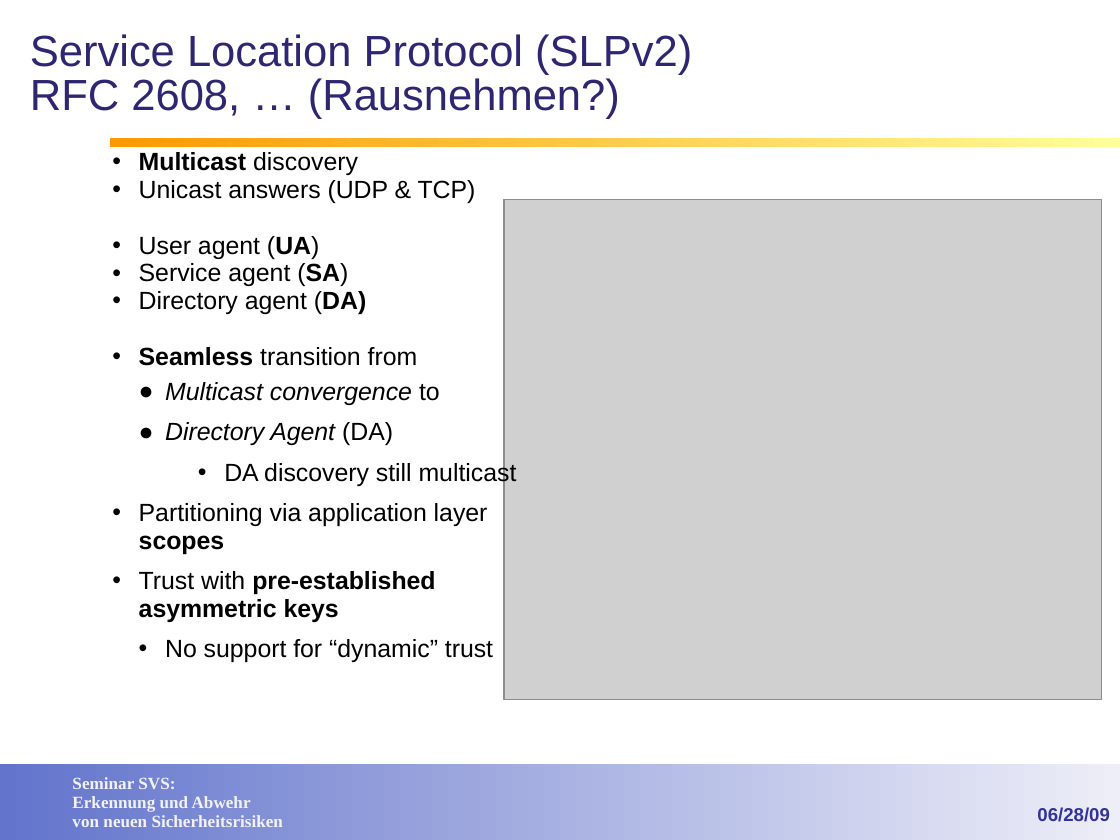
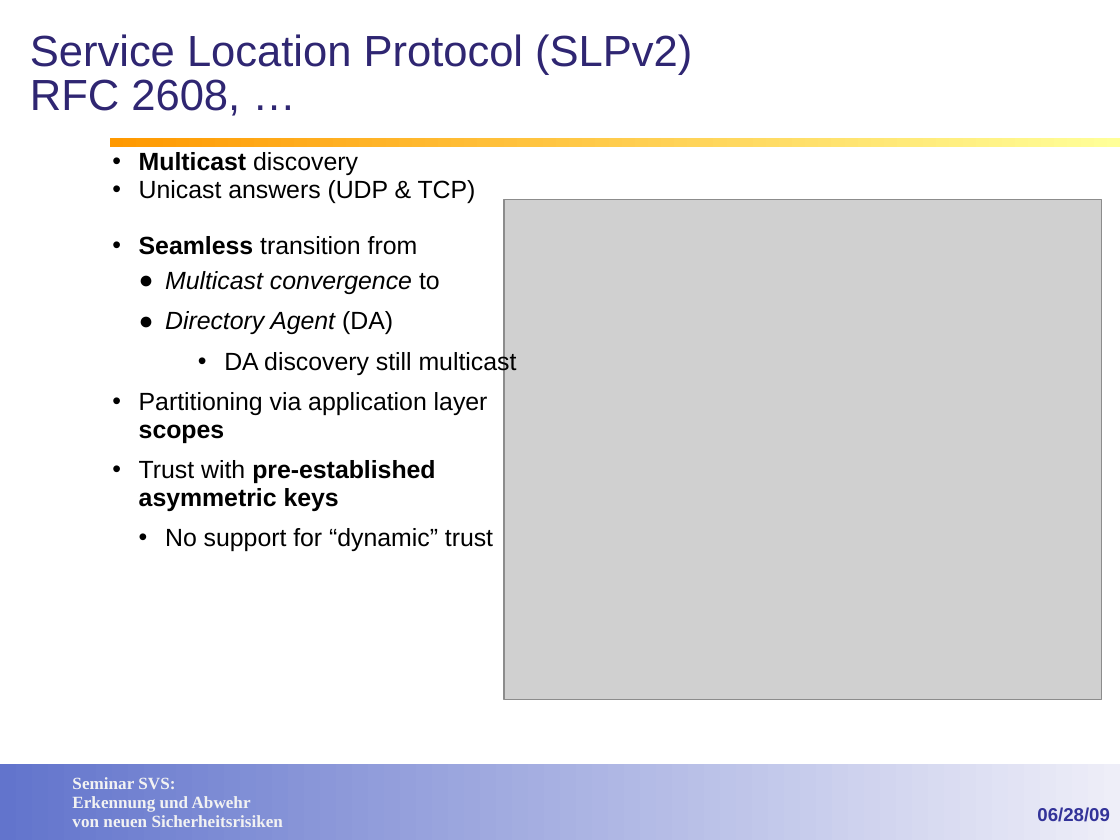
Before and after one commit to lemmy/SecuredSLP, a slide deck: slide 11 of doc/Service Discovery in open networks.ppt (slide 12 before the commit). Drawn at 1120x840 pixels with LibreOffice and Linux fonts; fonts in the diff are those of the drawing; grey boxes stand for pictures; background and template pictures are left out. Boxes give left, top, right and bottom in pixels: in the first picture for what was removed or moved away, otherwise in the second. Text is boxed around its words. In the diff, an @@ line names an element or a change of style, - is before the commit and + after.

```diff
--- a/doc/Service Discovery in open networks.ppt
+++ b/doc/Service Discovery in open networks.ppt
@@ text at [30,79,240,116]: text changed @@
-RFC 2608, … (Rausnehmen?)
+RFC 2608, …
@@ text at [139,236,367,314]: paragraphs removed @@
-• User agent (UA)
-• Service agent (SA)
-• Directory agent (DA)
```
Also in this commit, not shown: 15 other slides changed.
